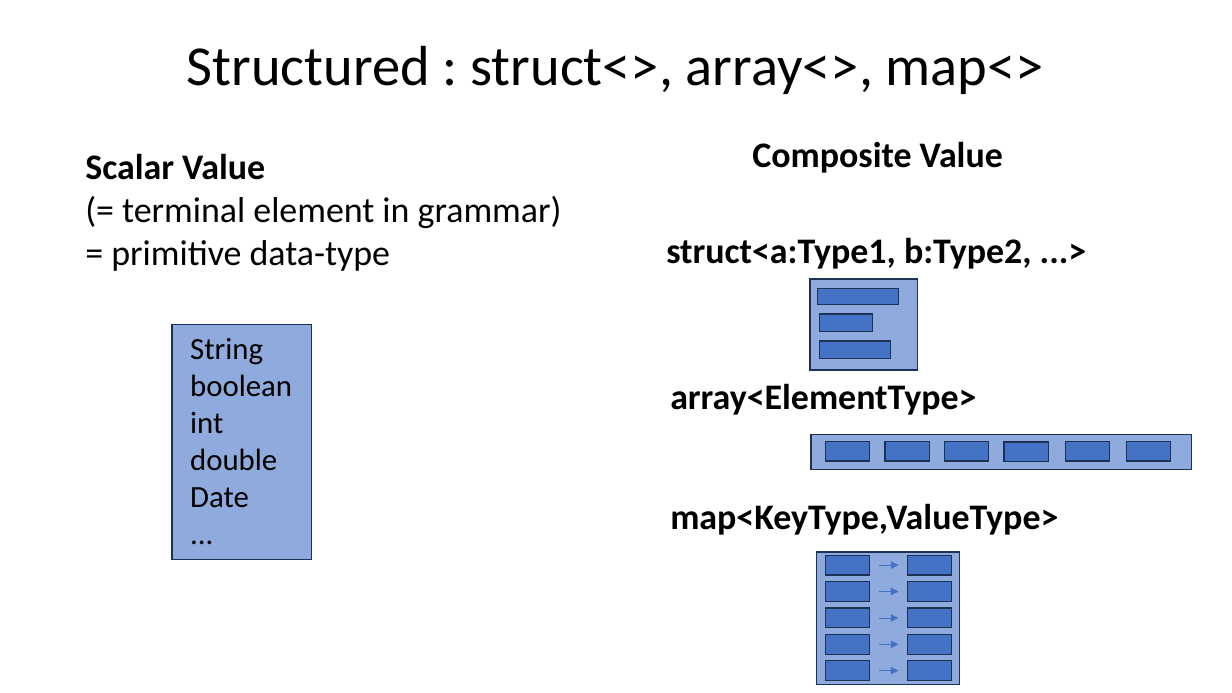
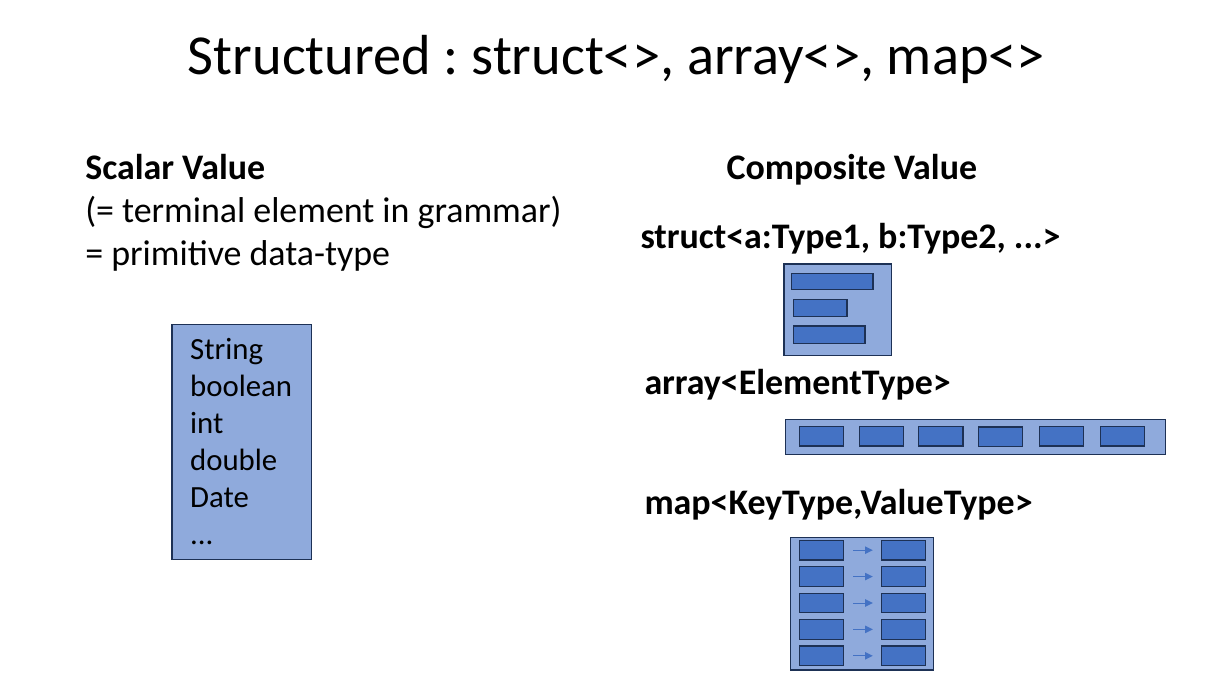
Before and after one commit to Arnaud-Nauwynck/presentations, a slide deck: slide 5 of pres-bigdata/8-Datalake-File-Format-Parquet.pptx. Drawn at 1232x693 pixels with LibreOffice and Linux fonts; fonts in the diff are those of the drawing. Boxes give left, top, right and bottom in pixels: in the first picture for what was removed or moved away, otherwise in the second. Text is boxed around its words. In the diff, an @@ line names an element or a change of style, - is before the commit and + after.

```diff
--- a/pres-bigdata/8-Datalake-File-Format-Parquet.pptx
+++ b/pres-bigdata/8-Datalake-File-Format-Parquet.pptx
@@ title "Structured : struct<>, array<>, map<>": place and size @@
-title "Structured : struct<>, array<>, map<>" at [187,45,1044,94]
+title "Structured : struct<>, array<>, map<>" at [188,34,1045,83]
@@ text "Composite Value": place and size @@
-text "Composite Value" at [752,141,1003,173]
+text "Composite Value" at [727,153,977,185]
@@ 22 rectangles, 5 arrows, 3 texts: place and size @@
-22 rectangles, 5 arrows, 3 texts at [666,237,1192,685]
+22 rectangles, 5 arrows, 3 texts at [641,222,1166,670]
```
Also in this commit, not shown: 46 other slides changed, 8 slides added, 22 other files.
